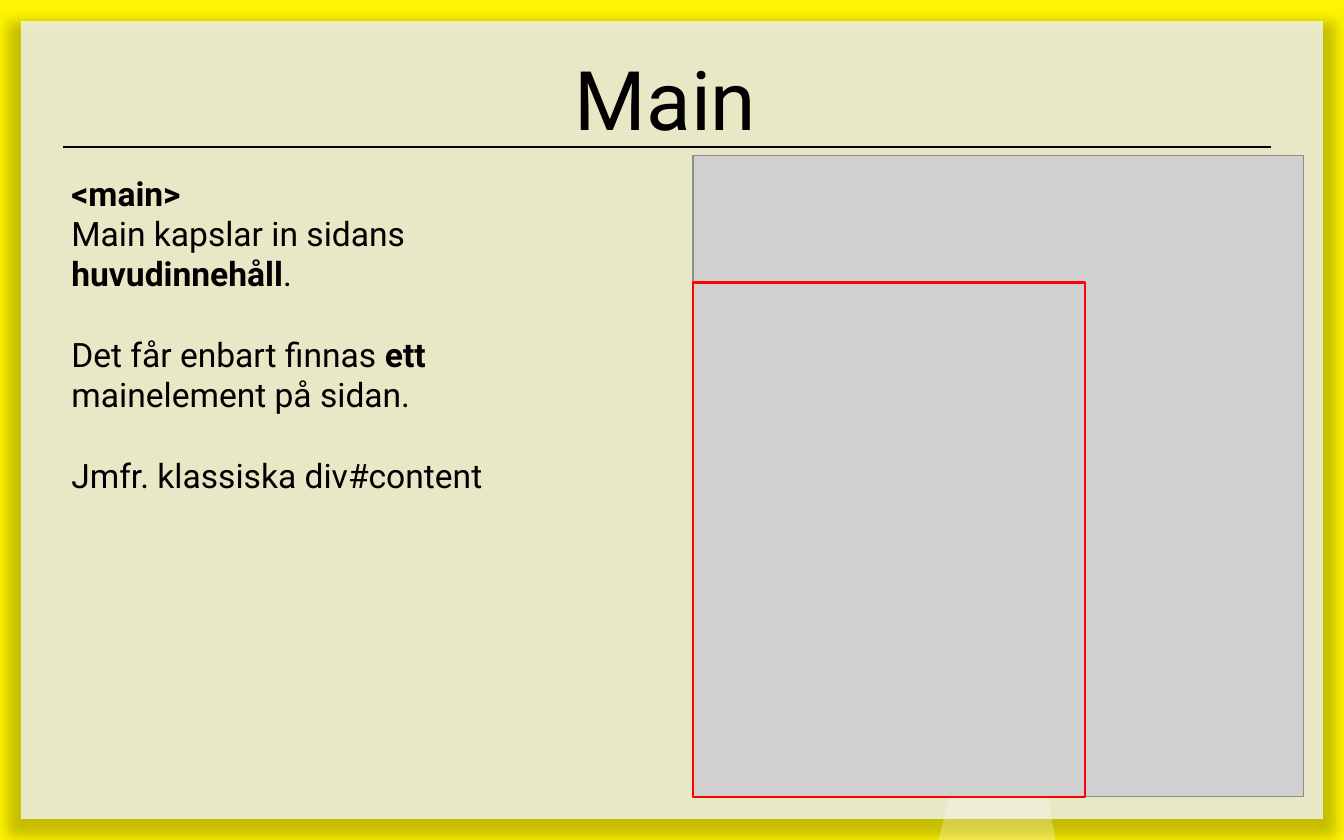
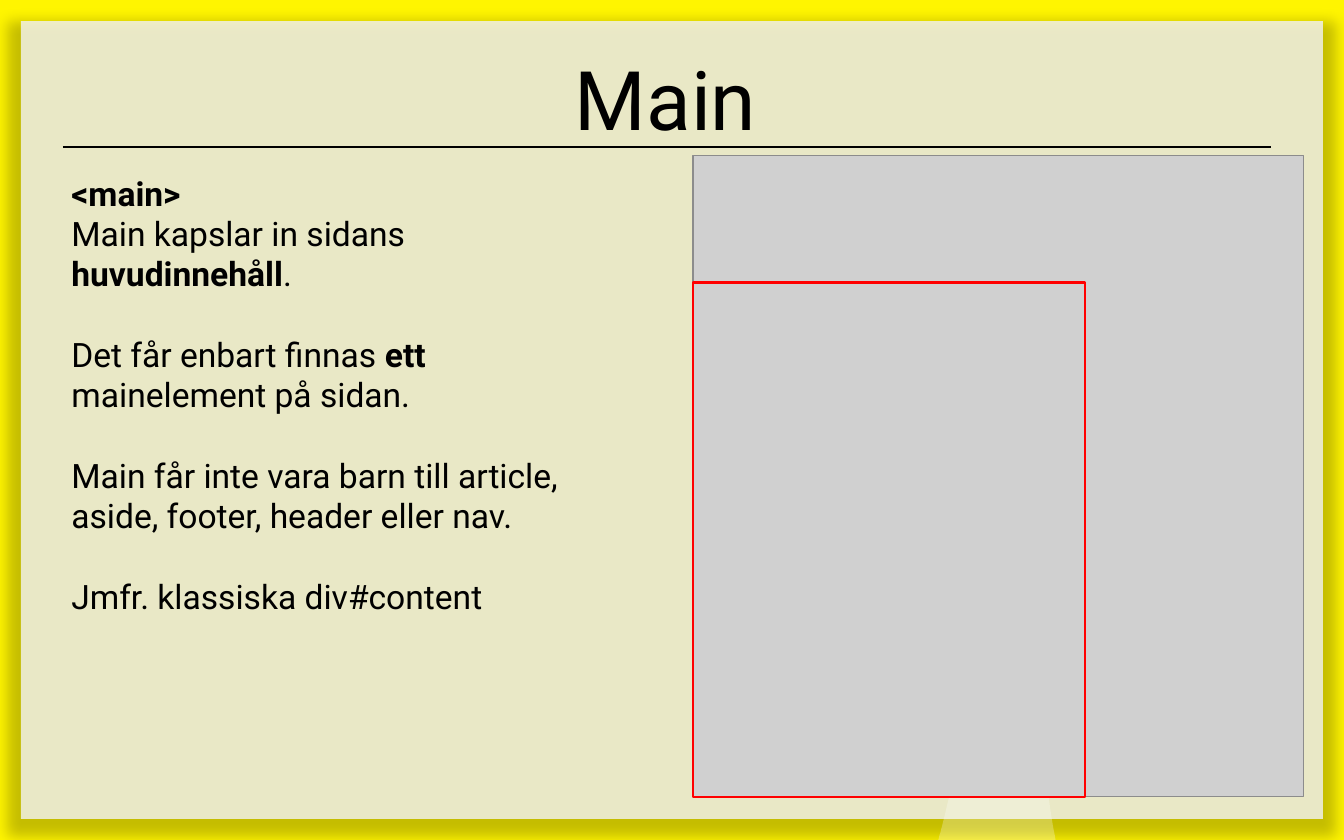
Before and after one commit to 1ik415/Kursmaterial, a slide deck: slide 11 of Föreläsningar/F06 - HTML5.pptx. Drawn at 1344x840 pixels with LibreOffice and Linux fonts; fonts in the diff are those of the drawing; grey boxes stand for pictures. Boxes give left, top, right and bottom in pixels: in the first picture for what was removed or moved away, otherwise in the second. Text is boxed around its words. In the diff, an @@ line names an element or a change of style, - is before the commit and + after.

```diff
--- a/Föreläsningar/F06 - HTML5.pptx
+++ b/Föreläsningar/F06 - HTML5.pptx
@@ subtitle at <box>71,461,558,533</box>: paragraph added @@
+Main får inte vara barn till article, aside, footer, header eller nav.
```
Also in this commit, not shown: 9 other slides changed.
